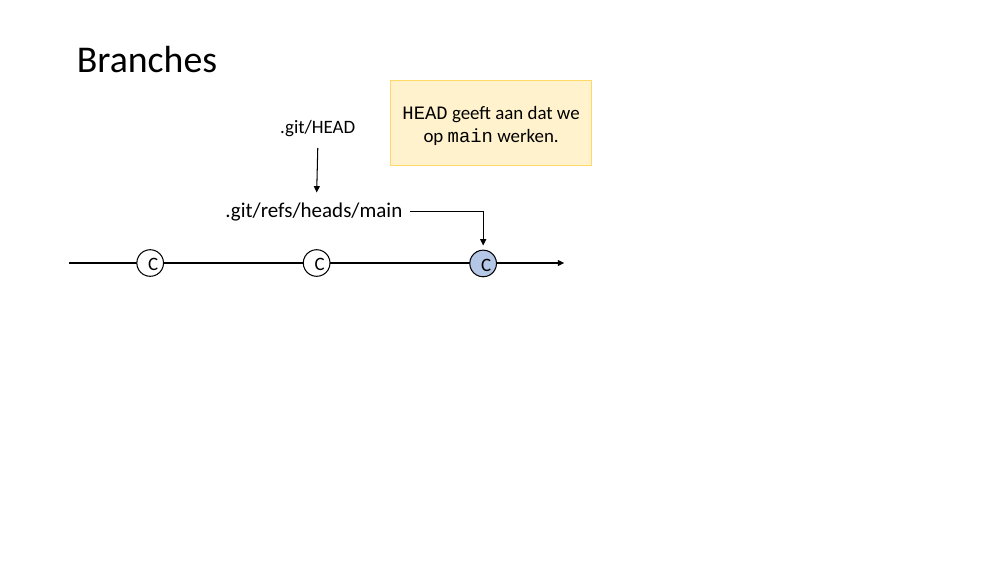
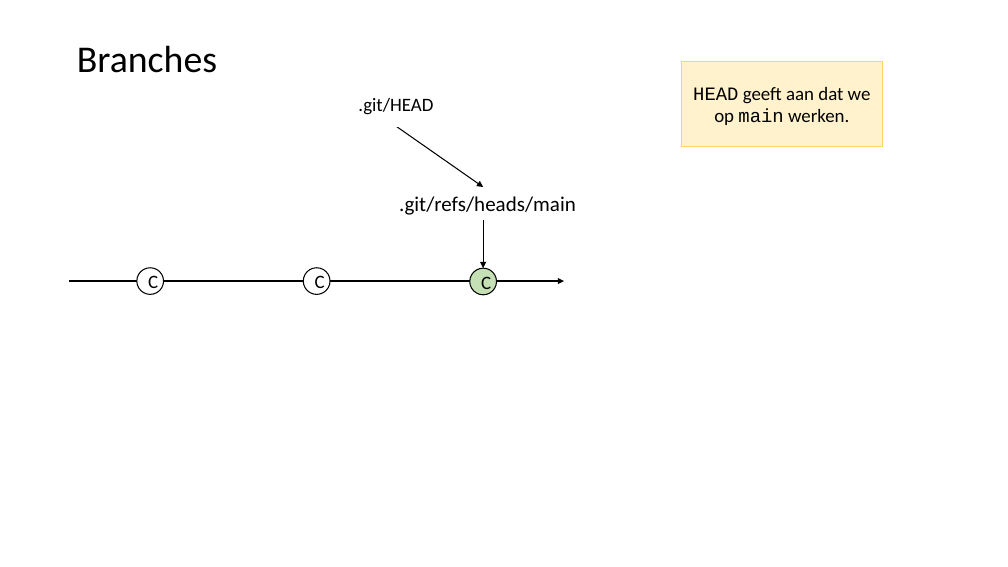
Before and after one commit to LFKoning/knowledge-sharing, a slide deck: slide 33 of git_course/1_basics/git_basic.pptx (slide 26 before the commit). Drawn at 1008x567 pixels with LibreOffice and Linux fonts; fonts in the diff are those of the drawing. Boxes give left, top, right and bottom in pixels: in the first picture for what was removed or moved away, otherwise in the second. Text is boxed around its words. In the diff, an @@ line names an element or a change of style, - is before the commit and + after.

```diff
--- a/git_course/1_basics/git_basic.pptx
+++ b/git_course/1_basics/git_basic.pptx
@@ rectangle ".git/HEAD": place and size @@
-rectangle ".git/HEAD" at (243,104,392,148)
+rectangle ".git/HEAD" at (322,82,470,126)
@@ rectangle "HEAD geeft aan dat we ...": place and size @@
-rectangle "HEAD geeft aan dat we ..." at (391,81,591,166)
+rectangle "HEAD geeft aan dat we ..." at (682,61,882,147)
@@ arrow added from (396, 126) to (483, 187), #000000 1 pt @@
@@ text ".git/refs/heads/main": place and size @@
-text ".git/refs/heads/main" at (225,202,402,221)
+text ".git/refs/heads/main" at (399,196,576,215)
@@ elbow arrow removed from (410, 211) to (483, 246) @@
@@ arrow moved from (318, 148) - (317, 193) to (483, 220) - (483, 268) @@
@@ ellipse "C" at (470,268,496,295): fill #B4C7E7 to #C5E0B4 @@
@@ 3 ellipses, 1 arrow: place and size @@
-3 ellipses, 1 arrow at (70,250,564,277)
+3 ellipses, 1 arrow at (70,268,564,295)
```
Also in this commit, not shown: 6 other slides changed, 16 slides added, 1 other file.
